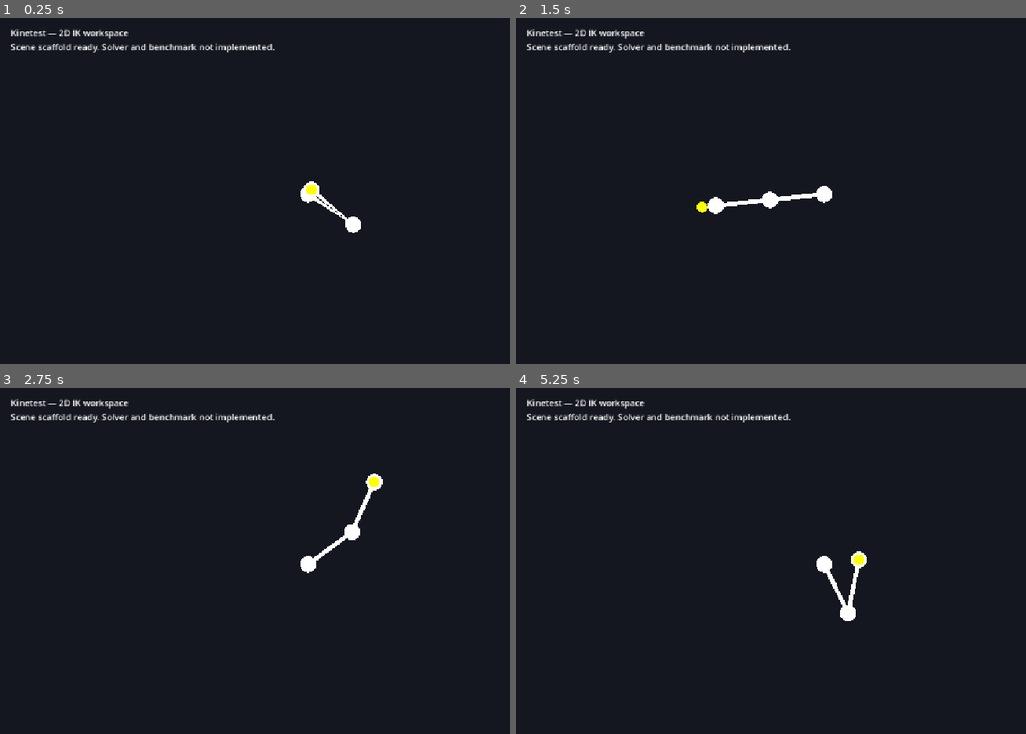
Above: before the commit, frames 1-4 (two rows, left to right).
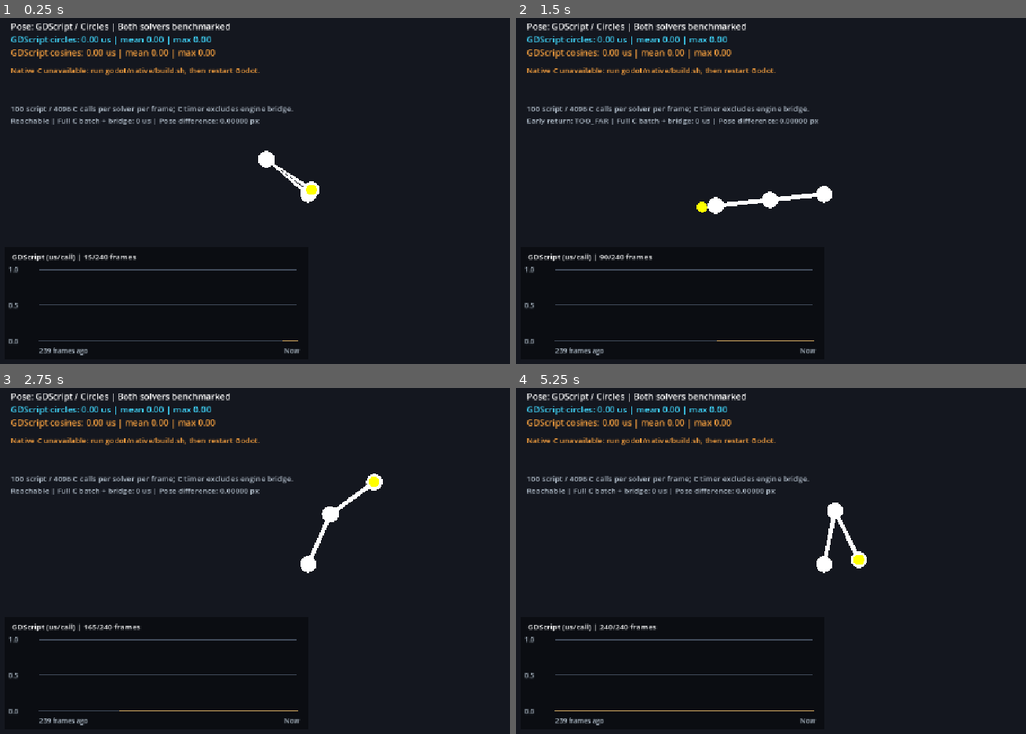
Above: after the commit, the same moments.

Repository: ben256dev/kinetest
Game: Godot game, scene res://scenes/main.tscn
The game is run twice, just before and just after one commit, with the same random seed, the same clock (stepped at 60 frames per second) and the same inputs.
Inputs (mouse positions are in pixels of both pictures, inside the frame that each line leads up to):
- Up to frame 1 (0.25 s): no input
- Up to frame 2 (1.5 s): tap Enter at 0.5 s; move the mouse to (964, 173) at 0.52 s; tap Space at 1.25 s; move the mouse to (699, 208) at 1.27 s
- Up to frame 3 (2.75 s): move the mouse to (372, 481) at 2.02 s
- Up to frame 4 (5.25 s): move the mouse to (796, 630) at 2.77 s; move the mouse to (1015, 612) at 3.52 s; tap Enter at 4.25 s; move the mouse to (638, 505) at 4.27 s; tap Space at 5 s; move the mouse to (857, 561) at 5.02 s

The runs differ from the first frame. In frame 1, 5.0% of the frame differs, in the area x 1-71%, y 1-98%; in frame 2, 4.6%; in frame 3, 5.2%, in the area x 1-74%, y 1-98%; in frame 4, 5.2%.

Commit message:
performance graphs + c extension comparison

Diff:
--- /dev/null
+++ b/godot/native/compare_builds.gd
@@ -0,0 +1,56 @@
+extends Node
+
+# Exportable entry point: avoids --script, which release templates do not need
+# to support. All variants use this identical fixed-input benchmark.
+var totals := PackedFloat64Array([0.0, 0.0, 0.0, 0.0])
+var samples := 0
+var recording := false
+
+
+func _ready() -> void:
+	call_deferred("_run")
+
+
+func _record(circles_us: float, cosines_us: float, circles_ns: float, cosines_ns: float) -> void:
+	if recording:
+		totals[0] += circles_us * 1000.0
+		totals[1] += cosines_us * 1000.0
+		totals[2] += circles_ns
+		totals[3] += cosines_ns
+		samples += 1
+
+
+func _run() -> void:
+	var scene: Node2D = load("res://scenes/main.tscn").instantiate()
+	add_child(scene)
+	var limb: Limb = scene.get_node("Limb")
+	limb.set_process(false)
+	if limb.native_solver == null:
+		push_error("Native extension missing")
+		get_tree().quit(1)
+		return
+	limb.upper_length = 100
+	limb.lower_length = 100
+	limb.flip_orientation = false
+	limb.use_native_result = true
+	limb.position = limb.get_global_mouse_position() - Vector2(80, 60)
+	limb.timings_recorded.connect(_record)
+	for frame in range(1300):
+		recording = frame >= 100
+		limb.solver = frame % 2 as Limb.Solver
+		limb._process(0.0)
+		# Explicit checks are kept in release exports (unlike assert).
+		if limb.last_reachability != Limb.Reachability.REACHABLE or limb.pose_difference > 0.01:
+			push_error("Benchmark input/pose mismatch")
+			get_tree().quit(1)
+			return
+	print("BENCHMARK_JSON " + JSON.stringify({
+		"debug_build": OS.is_debug_build(),
+		"editor_binary": OS.has_feature("editor"),
+		"frames": samples,
+		"script_circles_ns": totals[0] / samples,
+		"script_cosines_ns": totals[1] / samples,
+		"native_circles_ns": totals[2] / samples,
+		"native_cosines_ns": totals[3] / samples,
+	}))
+	get_tree().quit()
--- /dev/null
+++ b/godot/native/compare_builds.tscn
@@ -0,0 +1,6 @@
+[gd_scene load_steps=2 format=3]
+
+[ext_resource type="Script" path="res://native/compare_builds.gd" id="1"]
+
+[node name="BuildComparison" type="Node"]
+script = ExtResource("1")
--- /dev/null
+++ b/godot/native/test_native.gd
@@ -0,0 +1,92 @@
+extends SceneTree
+
+var failures := 0
+
+
+func _initialize() -> void:
+	call_deferred("_run")
+
+
+func _check(condition: bool, message: String) -> void:
+	if not condition:
+		failures += 1
+		push_error(message)
+
+
+func _run() -> void:
+	# Typed calls exercise ptrcall; the scene's dynamic calls exercise Variant bindings.
+	var native := NativeIK.new()
+	var scene: Node2D = load("res://scenes/main.tscn").instantiate()
+	root.add_child(scene)
+	var limb: Limb = scene.get_node("Limb")
+	limb.set_process(false)
+	var ui: Control = scene.get_node("UI/Performance")
+	var rng := RandomNumberGenerator.new()
+	rng.seed = 420
+	for i in range(500):
+		var point := Vector2.from_angle(rng.randf_range(-PI, PI)) * rng.randf_range(31, 169)
+		limb.upper_length = 100
+		limb.lower_length = 70
+		limb.target = point
+		limb.flip_orientation = i % 2 == 0
+		var result: Array = native.benchmark(point.x, point.y, 100.0, 70.0,
+			-1.0 if limb.flip_orientation else 1.0, 1.0, float(i % 2))
+		_check(int(result[6]) == 0 and int(result[7]) == 0, "Reachable native status")
+		for method in range(2):
+			if method == 0:
+				limb._solve_intersecton_of_circles()
+			else:
+				limb._solve_law_of_cosines()
+			var pose := Vector2(result[2 + method * 2], result[3 + method * 2])
+			_check(pose.distance_to(limb.midjoint) < 0.01, "Native/script pose agreement")
+			_check(absf(pose.length() - 100) < 0.01, "Upper link length")
+			_check(absf(pose.distance_to(point) - 70) < 0.01, "Lower link length")
+	for case in [[0, 0, 100, 70, 2], [200, 0, 100, 70, 3], [20, 0, 100, 70, 4],
+		[80, 60, 0, 70, 1], [80, 60, 100, -1, 1], [170, 0, 100, 70, 0],
+		[30, 0, 100, 70, 0], [100, 0, 100, 0, 0]]:
+		var result: Array = native.benchmark(float(case[0]), float(case[1]), float(case[2]), float(case[3]), 1.0, 1.0, 0.0)
+		_check(int(result[6]) == case[4] and int(result[7]) == case[4], "Boundary status %s" % [case])
+		for j in range(6):
+			_check(is_finite(result[j]), "Finite timing/pose at boundary")
+
+	# Same fixed, reachable input for both languages. Run through the actual
+	# scene signal and graph buffers, including a full ring-buffer wrap.
+	limb.upper_length = 100
+	limb.lower_length = 100
+	limb.flip_orientation = false
+	limb.position = limb.get_global_mouse_position() - Vector2(80, 60)
+	for i in range(300):
+		limb.solver = i % 2 as Limb.Solver
+		limb.use_native_result = i % 4 < 2
+		limb._process(0.0)
+		_check(limb.last_reachability == Limb.Reachability.REACHABLE, "Scene reachable")
+		_check(limb.pose_difference < 0.01, "Scene pose comparison")
+		var displayed := limb.midjoint
+		if limb.use_native_result:
+			var result: Array = native.benchmark(80.0, 60.0, 100.0, 100.0, 1.0, 1.0, 0.0)
+			_check(displayed.distance_to(Vector2(result[2 + limb.solver * 2], result[3 + limb.solver * 2])) < 0.001, "Selected native pose")
+		else:
+			if limb.solver == 0:
+				limb._solve_intersecton_of_circles()
+			else:
+				limb._solve_law_of_cosines()
+			_check(displayed.distance_to(limb.midjoint) < 0.001, "Selected script pose")
+	_check(ui.sample_count == 240 and ui.next_sample == 60, "Circular buffer wrap")
+	var cs: Vector3 = ui._stats(ui.circles)
+	var ls: Vector3 = ui._stats(ui.cosines)
+	var nc: Vector3 = ui._stats(ui.native_circles)
+	var nl: Vector3 = ui._stats(ui.native_cosines)
+	print("Godot fixed target (80,60), lengths 100/100, last 240 frames:")
+	print("Circles: script %.1f ns, native %.1f ns, %.1fx faster" % [cs.y * 1000, nc.y, cs.y * 1000 / nc.y])
+	print("Cosines: script %.1f ns, native %.1f ns, %.1fx faster" % [ls.y * 1000, nl.y, ls.y * 1000 / nl.y])
+	print("Native cosine/circle ratio: %.2fx" % (nl.y / nc.y))
+	if "--capture" in OS.get_cmdline_user_args():
+		limb.use_native_result = true
+		limb.position = Vector2(570, 332)
+		limb.queue_redraw()
+		ui.queue_redraw()
+		await process_frame
+		await RenderingServer.frame_post_draw
+		root.get_texture().get_image().save_png("/tmp/kinetest-native.png")
+	print("PASS" if failures == 0 else "FAIL: %d checks" % failures)
+	quit(0 if failures == 0 else 1)
--- a/godot/scenes/main.tscn
+++ b/godot/scenes/main.tscn
@@ -1,6 +1,8 @@
 [gd_scene format=3 uid="uid://dmgbopawtdfbj"]
 
 [ext_resource type="PackedScene" uid="uid://dt3kv8lcaqtpj" path="res://scenes/templates/two_link_limb.tscn" id="1_limb"]
+
+[ext_resource type="Script" path="res://scripts/performance_ui.gd" id="2_perf"]
 
 [node name="Kinetest" type="Node2D" unique_id=1403118984]
 
@@ -9,8 +11,11 @@
 
 [node name="UI" type="CanvasLayer" parent="." unique_id=65976218]
 
-[node name="Status" type="Label" parent="UI" unique_id=1421175858]
-offset_left = 24.0
-offset_top = 24.0
-text = "Kinetest — 2D IK workspace
-Scene scaffold ready. Solver and benchmark not implemented."
+[node name="Performance" type="Control" parent="UI"]
+anchors_preset = 15
+anchor_right = 1.0
+anchor_bottom = 1.0
+grow_horizontal = 2
+grow_vertical = 2
+mouse_filter = 2
+script = ExtResource("2_perf")
--- a/godot/scenes/templates/two_link_limb.tscn
+++ b/godot/scenes/templates/two_link_limb.tscn
@@ -4,7 +4,6 @@
 
 [node name="TwoLinkLimb" type="Node2D" unique_id=1575460542]
 script = ExtResource("1_7obil")
-solver = 1
 flip_orientation = true
 line_width = 8.0
 joint_radius = 15.0
--- a/godot/scripts/limb.gd
+++ b/godot/scripts/limb.gd
@@ -9,6 +9,7 @@
 enum Reachability { REACHABLE, INVALID_LIMB_LENGTH, ZERO_DISTANCE, TOO_FAR, TOO_CLOSE }
 
 @export_group("Inverse Kinematics")
+@export var use_native_result: bool = true
 @export var solver: Solver
 @export var upper_length: float = 100
 @export var lower_length: float = 100
@@ -22,8 +23,25 @@
 @export var target_radius: float = 15.0
 @export var target_color: Color = Color.YELLOW
 
+signal timings_recorded(circles_usec: float, cosines_usec: float, native_circles_ns: float, native_cosines_ns: float)
+
+const BENCHMARK_CALLS := 100
+const NATIVE_BENCHMARK_CALLS := 4096
+var native_solver: RefCounted
+var native_bridge_usec := 0
+var last_reachability: Reachability
+var pose_difference := 0.0
+var _benchmark_frame := 0
+
 var _u: Vector2
 var _n: float
+
+
+func _ready() -> void:
+	if ClassDB.class_exists("NativeIK"):
+		native_solver = ClassDB.instantiate("NativeIK")
+	else:
+		push_warning("NativeIK unavailable. Run godot/native/build.sh and restart Godot.")
 
 
 func _check_reachability() -> Reachability:
@@ -60,7 +78,7 @@
 
 	var d: float = sqrt(_n)
 	var x: float = (_n + r ** 2 - R ** 2) / (2.0 * d)
-	var y: float = sqrt(r ** 2 - x ** 2) * (-1.0 if flip_orientation else 1.0)
+	var y: float = sqrt(maxf(0.0, r ** 2 - x ** 2)) * (-1.0 if flip_orientation else 1.0)
 
 	var U: Vector2 = _u / d
 
@@ -81,12 +99,12 @@
 	var numerator: float = r ** 2 + _n - R ** 2
 	var denominator: float = 2.0 * r * d
 
-	var theta: float = acos(numerator / denominator)
+	var theta: float = acos(clampf(numerator / denominator, -1.0, 1.0))
 	if is_nan(theta):
 		theta = 0.0
 
 	var end_effector_angle: float = atan2(_u.y, _u.x)
-	var midjoint_angle: float = end_effector_angle + theta
+	var midjoint_angle: float = end_effector_angle + theta * (-1.0 if flip_orientation else 1.0)
 
 	midjoint = Vector2(cos(midjoint_angle), sin(midjoint_angle)) * r
 
@@ -99,12 +117,40 @@
 
 	target = to_local(get_global_mouse_position())
 
-	var reachability: Reachability
-	match solver:
-		Solver.INTERSECTION_OF_CIRCLES:
-			reachability = _solve_intersecton_of_circles()
-		Solver.LAW_OF_COSINES:
-			reachability = _solve_law_of_cosines()
+	# Alternate order to reduce systematic first/second-run bias. Save each
+	# result so only the selected solver drives the displayed limb.
+	var results: Array[Vector2] = [midjoint, midjoint]
+	var statuses: Array[Reachability] = [Reachability.REACHABLE, Reachability.REACHABLE]
+	var timings: Array[float] = [0.0, 0.0]
+	for offset in range(2):
+		var method := (_benchmark_frame + offset) % 2
+		var started := Time.get_ticks_usec()
+		if method == Solver.INTERSECTION_OF_CIRCLES:
+			for iteration in range(BENCHMARK_CALLS):
+				statuses[method] = _solve_intersecton_of_circles()
+		else:
+			for iteration in range(BENCHMARK_CALLS):
+				statuses[method] = _solve_law_of_cosines()
+		timings[method] = float(Time.get_ticks_usec() - started) / BENCHMARK_CALLS
+		results[method] = midjoint
+	midjoint = results[solver]
+	var reachability: Reachability = statuses[solver]
+	var native_timings := Vector2(-1, -1)
+	if native_solver != null:
+		var started := Time.get_ticks_usec()
+		var native: Array = native_solver.benchmark(target.x, target.y, r, R,
+			-1.0 if flip_orientation else 1.0, float(NATIVE_BENCHMARK_CALLS), float(_benchmark_frame % 2))
+		native_bridge_usec = Time.get_ticks_usec() - started
+		native_timings = Vector2(native[0], native[1])
+		var native_pose := Vector2(native[2 + solver * 2], native[3 + solver * 2])
+		pose_difference = native_pose.distance_to(results[solver]) if reachability == Reachability.REACHABLE else 0.0
+		if use_native_result:
+			reachability = int(native[6 + solver]) as Reachability
+			if reachability == Reachability.REACHABLE:
+				midjoint = native_pose
+	_benchmark_frame += 1
+	last_reachability = reachability
+	timings_recorded.emit(timings[0], timings[1], native_timings.x, native_timings.y)
 
 	match reachability:
 		Reachability.REACHABLE:
--- /dev/null
+++ b/godot/scripts/performance_ui.gd
@@ -0,0 +1,101 @@
+extends Control
+
+const CAPACITY := 240
+const CIRCLES_COLOR := Color(0.25, 0.85, 1.0)
+const COSINES_COLOR := Color(1.0, 0.65, 0.25)
+var circles := PackedFloat64Array()
+var cosines := PackedFloat64Array()
+var native_circles := PackedFloat64Array()
+var native_cosines := PackedFloat64Array()
+var next_sample := 0
+var sample_count := 0
+@onready var limb: Limb = get_node("../../Limb")
+
+
+func _ready() -> void:
+	mouse_filter = Control.MOUSE_FILTER_IGNORE
+	circles.resize(CAPACITY)
+	cosines.resize(CAPACITY)
+	native_circles.resize(CAPACITY)
+	native_cosines.resize(CAPACITY)
+	limb.timings_recorded.connect(_record)
+
+
+func _record(circles_usec: float, cosines_usec: float, native_circles_ns: float, native_cosines_ns: float) -> void:
+	circles[next_sample] = circles_usec
+	cosines[next_sample] = cosines_usec
+	native_circles[next_sample] = native_circles_ns
+	native_cosines[next_sample] = native_cosines_ns
+	next_sample = (next_sample + 1) % CAPACITY
+	sample_count = mini(sample_count + 1, CAPACITY)
+	queue_redraw()
+
+
+func _label(at: Vector2, value: String, color := Color.WHITE, font_size := 16) -> void:
+	draw_string(ThemeDB.fallback_font, at, value, HORIZONTAL_ALIGNMENT_LEFT, -1, font_size, color)
+
+
+# Current, rolling mean, rolling maximum. No allocation in the timed solvers.
+func _stats(values: PackedFloat64Array) -> Vector3:
+	var total := 0.0
+	var peak := 0.0
+	for i in range(sample_count):
+		total += values[i]
+		peak = maxf(peak, values[i])
+	return Vector3(values[(next_sample - 1 + CAPACITY) % CAPACITY], total / sample_count, peak)
+
+
+func _draw() -> void:
+	if sample_count == 0:
+		return
+	var cs := _stats(circles)
+	var ls := _stats(cosines)
+	var nc := _stats(native_circles)
+	var nl := _stats(native_cosines)
+	var native_available := limb.native_solver != null
+	var backend := "Native C" if native_available and limb.use_native_result else "GDScript"
+	var selected := "Circles" if limb.solver == Limb.Solver.INTERSECTION_OF_CIRCLES else "Law of cosines"
+	_label(Vector2(24, 30), "Pose: %s / %s | Both solvers benchmarked" % [backend, selected])
+	_label(Vector2(24, 54), "GDScript circles: %.2f us | mean %.2f | max %.2f" % [cs.x, cs.y, cs.z], CIRCLES_COLOR)
+	_label(Vector2(24, 78), "GDScript cosines: %.2f us | mean %.2f | max %.2f" % [ls.x, ls.y, ls.z], COSINES_COLOR)
+	if native_available:
+		_label(Vector2(24, 106), "Native C circles: %.1f ns | mean %.1f | max %.1f" % [nc.x, nc.y, nc.z], CIRCLES_COLOR)
+		_label(Vector2(24, 130), "Native C cosines: %.1f ns | mean %.1f | max %.1f" % [nl.x, nl.y, nl.z], COSINES_COLOR)
+		_label(Vector2(24, 156), "Mean speedup: circles %.1fx / cosines %.1fx | C cosines/circles: %.2fx" % [cs.y * 1000 / maxf(nc.y, 0.001), ls.y * 1000 / maxf(nl.y, 0.001), nl.y / maxf(nc.y, 0.001)], Color.WHITE, 14)
+	else:
+		_label(Vector2(24, 110), "Native C unavailable: run godot/native/build.sh, then restart Godot.", COSINES_COLOR, 14)
+	_label(Vector2(24, 180), "%d script / %d C calls per solver per frame; C timer excludes engine bridge." % [Limb.BENCHMARK_CALLS, Limb.NATIVE_BENCHMARK_CALLS], Color(0.7, 0.75, 0.8), 14)
+	var reach := "Reachable" if limb.last_reachability == Limb.Reachability.REACHABLE else "Early return: %s" % Limb.Reachability.keys()[limb.last_reachability]
+	_label(Vector2(24, 202), "%s | Full C batch + bridge: %d us | Pose difference: %.5f px" % [reach, limb.native_bridge_usec, limb.pose_difference], Color(0.7, 0.75, 0.8), 14)
+
+	# Separate scales keep the much smaller native timings readable.
+	var panel_width := maxf(220, (size.x - 36) / 2)
+	var top := maxf(224, size.y - 220)
+	_graph(Rect2(12, top, panel_width, 208), "GDScript (us/call)", circles, cosines, maxf(cs.z, ls.z), 1.0)
+	if native_available:
+		_graph(Rect2(24 + panel_width, top, panel_width, 208), "Native C (ns/call)", native_circles, native_cosines, maxf(nc.z, nl.z), 10.0)
+
+
+func _graph(panel: Rect2, title: String, circle_values: PackedFloat64Array, cosine_values: PackedFloat64Array, peak: float, minimum: float) -> void:
+	draw_rect(panel, Color(0.04, 0.05, 0.07, 0.94))
+	_label(panel.position + Vector2(14, 24), "%s | %d/%d frames" % [title, sample_count, CAPACITY], Color.WHITE, 14)
+	var plot := Rect2(panel.position + Vector2(64, 42), panel.size - Vector2(84, 76))
+	var ceiling := maxf(minimum, peak * 1.1)
+	for tick in range(3):
+		var fraction := tick / 2.0
+		var y := plot.end.y - plot.size.y * fraction
+		draw_line(Vector2(plot.position.x, y), Vector2(plot.end.x, y), Color(0.25, 0.29, 0.35))
+		_label(Vector2(panel.position.x + 8, y + 5), "%.1f" % (ceiling * fraction), Color(0.7, 0.75, 0.8), 12)
+	var oldest := next_sample if sample_count == CAPACITY else 0
+	var circle_points := PackedVector2Array()
+	var cosine_points := PackedVector2Array()
+	for i in range(sample_count):
+		var index := (oldest + i) % CAPACITY
+		var x := plot.end.x - float(sample_count - 1 - i) / (CAPACITY - 1) * plot.size.x
+		circle_points.append(Vector2(x, plot.end.y - circle_values[index] / ceiling * plot.size.y))
+		cosine_points.append(Vector2(x, plot.end.y - cosine_values[index] / ceiling * plot.size.y))
+	if sample_count > 1:
+		draw_polyline(circle_points, CIRCLES_COLOR, 1.5, true)
+		draw_polyline(cosine_points, COSINES_COLOR, 1.5, true)
+	_label(Vector2(plot.position.x, panel.end.y - 12), "239 frames ago", Color(0.7, 0.75, 0.8), 12)
+	_label(Vector2(plot.end.x - 24, panel.end.y - 12), "Now", Color(0.7, 0.75, 0.8), 12)
Not shown, added: godot/native/kinetest.gdextension.uid
Not shown, added: godot/native/test_native.gd.uid
Not shown, added: godot/scripts/performance_ui.gd.uid
Not shown, changed: .gitignore
Not shown, changed: README.md
Not shown, changed: godot/README.md
Not shown, added: godot/native/build.sh
Not shown, added: godot/native/compare_builds.py
Not shown, added: godot/native/extension.c
Not shown, added: godot/native/kinetest.gdextension
Not shown, added: godot/native/optimization_results.md
Not shown, added: godot/native/solvers.c
(and 1 more such lines)
